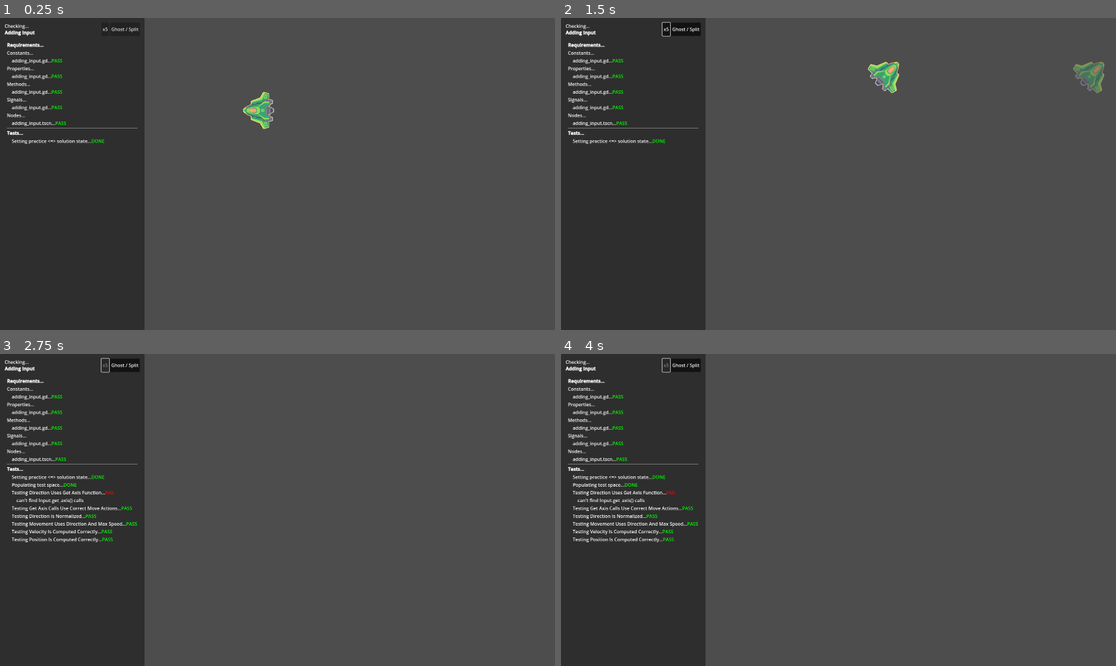
Above: before the commit, frames 1-4 (two rows, left to right).
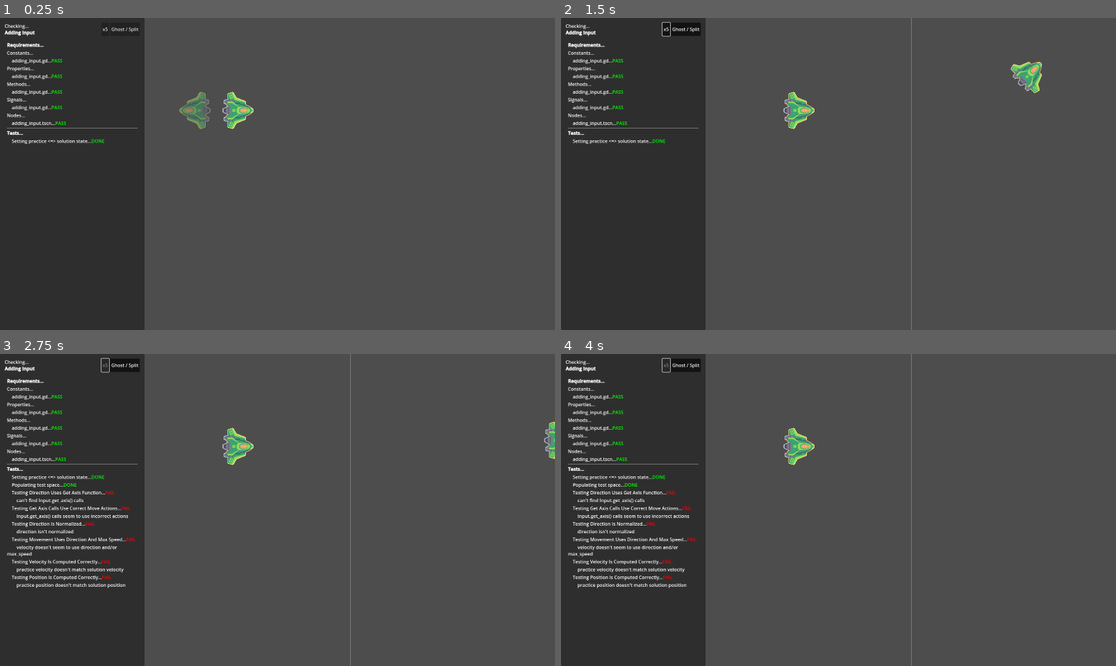
Above: after the commit, the same moments.

Repository: GDQuest/GDPractice
Game: Godot game, scene res://practices/adding_input/adding_input.tscn
Same seed, same stepped clock (60 frames per second), same inputs: the game is played once before the commit and once after it. The project has no main scene, so this scene is started directly.
Inputs:
- Up to frame 1 (0.25 s): no input
- Up to frame 2 (1.5 s): click "Ghost / Split" at 0.5 s; click "x5" at 1.25 s
- Up to frame 3 (2.75 s): tap Enter at 2 s; hold D (move_right) from 2.03 s (still down); tap Space (boost) at 2.1 s
- Up to frame 4 (4 s): release D (move_right) at 2.78 s; hold S (move_down) 2.78-3.53 s; tap Space (boost) at 2.85, 3.5, 3.6 s; hold D (move_right) from 3.53 s (still down)

The runs differ from the first frame. In frame 1, 1.1% of the frame differs, in the area x 32-50%, y 23-36%; in frame 2, 1.6%; in frame 3, 2.0%, in the area x 1-100%, y 0-100%; in frame 4, 1.8%.

Commit message:
refactor: tester layout implementation

Diff:
--- a/builder.gd
+++ b/builder.gd
@@ -1,8 +1,13 @@
-class_name Builder
+@tool
+class_name Builder extends EditorScript
 
 const DENTS := {"<": -1, ">": 1}
 const PRACTICES_PATH := "res://practices"
 const SOLUTIONS_PATH := "res://solutions"
+
+
+func _run() -> void:
+	build()
 
 
 static func build() -> void:
--- a/practices/adding_input/adding_input.gd
+++ b/practices/adding_input/adding_input.gd
@@ -7,15 +7,15 @@
 
 func _process(delta: float) -> void:
 	# Calculate the input direction using Input.get_axis().
-	direction = Vector2(Input.get_axis("move_left", "move_right"), Input.get_axis("move_up", "move_down")) # var direction := Vector2.ZERO
+	var direction := Vector2.ZERO
 
 	# Limit the direction vector's length by normalizing the vector.
 	# You need to replace "pass" below.
 	if direction.length() > 1.0:
-		direction = direction.normalized() # pass
+		pass
 
 	# Complete this line to move the ship.
-	velocity = max_speed * direction # velocity
+	velocity
 
 	position += velocity * delta
 	if direction:
--- a/practices/adding_input/adding_input.tscn
+++ b/practices/adding_input/adding_input.tscn
@@ -4,6 +4,6 @@
 [ext_resource type="Script" path="res://practices/adding_input/adding_input.gd" id="2_rmeml"]
 
 [node name="Sprite2D" type="Sprite2D"]
-position = Vector2(540, 320)
+position = Vector2(320, 320)
 texture = ExtResource("1_qvphc")
 script = ExtResource("2_rmeml")
--- a/solutions/adding_input/adding_input.tscn
+++ b/solutions/adding_input/adding_input.tscn
@@ -4,6 +4,6 @@
 [ext_resource type="Script" path="res://solutions/adding_input/adding_input.gd" id="2_rmeml"]
 
 [node name="Sprite2D" type="Sprite2D"]
-position = Vector2(540, 320)
+position = Vector2(320, 320)
 texture = ExtResource("1_qvphc")
 script = ExtResource("2_rmeml")
--- a/tester/ghost_layout.gd
+++ b/tester/ghost_layout.gd
@@ -1,27 +1,22 @@
-extends Control
-
-var practice: Node = null:
-	set(value):
-		practice = value
-		var practice_parent := practice.get_parent()
-		if practice_parent:
-			practice_parent.remove_child.call_deferred(practice)
-		sub_viewport.add_child.call_deferred(practice)
-
-var solution: Node = null:
-	set(value):
-		solution = value
-		var solution_parent := solution.get_parent()
-		if solution_parent:
-			solution_parent.remove_child.call_deferred(solution)
-		sub_viewport.add_child.call_deferred(solution)
-		sub_viewport.move_child.call_deferred(solution, 0)
+extends Layout
 
 @onready var sub_viewport: SubViewport = %SubViewport
 
 
-func add_scenes(scenes: Array) -> void:
-	if scenes.size() != 2:
-		return
-	practice = scenes[0]
-	solution = scenes[1]
+func set_practice(value: Node) -> void:
+	super(value)
+	var practice_parent := practice.get_parent()
+	if practice_parent:
+		practice_parent.remove_child.call_deferred(practice)
+	sub_viewport.add_child.call_deferred(practice)
+
+
+func set_solution(value: Node) -> void:
+	super(value)
+	var solution_parent := solution.get_parent()
+	if solution_parent:
+		solution_parent.remove_child.call_deferred(solution)
+	sub_viewport.add_child.call_deferred(solution)
+	sub_viewport.move_child.call_deferred(solution, 0)
+	if solution is Node2D:
+		solution.modulate.a = 0.5
--- /dev/null
+++ b/tester/layout.gd
@@ -0,0 +1,23 @@
+class_name Layout extends Control
+
+var practice: Node = null: set = set_practice
+var solution: Node = null: set = set_solution
+
+var scenes: Array[Node]:
+	get:
+		return [practice, solution]
+
+
+func refresh(scenes: Array) -> void:
+	if scenes.size() != 2:
+		return
+	practice = scenes[0]
+	solution = scenes[1]
+
+
+func set_practice(value: Node) -> void:
+	practice = value
+
+
+func set_solution(value: Node) -> void:
+	solution = value
--- a/tester/split_layout.gd
+++ b/tester/split_layout.gd
@@ -1,27 +1,22 @@
-extends Control
-
-var practice: Node = null:
-	set(value):
-		practice = value
-		var practice_parent := practice.get_parent()
-		if practice_parent:
-			practice_parent.remove_child.call_deferred(practice)
-		practice_sub_viewport.add_child.call_deferred(practice)
-
-var solution: Node = null:
-	set(value):
-		solution = value
-		var solution_parent := solution.get_parent()
-		if solution_parent:
-			solution_parent.remove_child.call_deferred(solution)
-		solution_sub_viewport.add_child.call_deferred(solution)
+extends Layout
 
 @onready var practice_sub_viewport: SubViewport = %PracticeSubViewport
 @onready var solution_sub_viewport: SubViewport = %SolutionSubViewport
 
 
-func add_scenes(scenes: Array) -> void:
-	if scenes.size() != 2:
-		return
-	practice = scenes[0]
-	solution = scenes[1]
+func set_practice(value: Node) -> void:
+	super(value)
+	var practice_parent := practice.get_parent()
+	if practice_parent:
+		practice_parent.remove_child.call_deferred(practice)
+	practice_sub_viewport.add_child.call_deferred(practice)
+
+
+func set_solution(value: Node) -> void:
+	super(value)
+	var solution_parent := solution.get_parent()
+	if solution_parent:
+		solution_parent.remove_child.call_deferred(solution)
+	solution_sub_viewport.add_child.call_deferred(solution)
+	if solution is Node2D:
+		solution.modulate.a = 1.0
--- a/tester/split_layout.tscn
+++ b/tester/split_layout.tscn
@@ -28,8 +28,11 @@
 [node name="PracticeSubViewport" type="SubViewport" parent="HBoxContainer/PracticeSubViewportContainer"]
 unique_name_in_owner = true
 handle_input_locally = false
-size = Vector2i(958, 1080)
+size = Vector2i(954, 1080)
 render_target_update_mode = 4
+
+[node name="VSeparator" type="VSeparator" parent="HBoxContainer"]
+layout_mode = 2
 
 [node name="SolutionSubViewportContainer" type="SubViewportContainer" parent="HBoxContainer"]
 layout_mode = 2
@@ -39,5 +42,5 @@
 [node name="SolutionSubViewport" type="SubViewport" parent="HBoxContainer/SolutionSubViewportContainer"]
 unique_name_in_owner = true
 handle_input_locally = false
-size = Vector2i(958, 1080)
+size = Vector2i(954, 1080)
 render_target_update_mode = 4
--- a/tester/tester.gd
+++ b/tester/tester.gd
@@ -9,7 +9,8 @@
 @onready var h_box_container: HBoxContainer = %HBoxContainer
 @onready var title_rich_text_label: RichTextLabel = %TitleRichTextLabel
 @onready var checks_v_box_container: VBoxContainer = %ChecksVBoxContainer
-@onready var layout: Control = %Layout
+@onready var ghost_layout: Control = %GhostLayout
+@onready var split_layout: Control = %SplitLayout
 @onready var toggle_x5_button: Button = %ToggleX5Button
 @onready var toggle_layout_button: Button = %ToggleLayoutButton
 
@@ -32,12 +33,14 @@
 
 
 func _on_toggle_layout_button_toggled(is_toggled: bool) -> void:
-	layout.visible = false
-	var new_layout := (SplitLayoutScene if is_toggled else GhostLayoutScene).instantiate()
-	h_box_container.add_child(new_layout)
-	new_layout.add_scenes([layout.practice, layout.solution])
-	layout.queue_free()
-	layout = new_layout
+	if is_toggled:
+		ghost_layout.visible = false
+		split_layout.visible = true
+		split_layout.refresh(ghost_layout.scenes)
+	else:
+		ghost_layout.visible = true
+		split_layout.visible = false
+		ghost_layout.refresh(split_layout.scenes)
 
 
 func _prepare_practice_info() -> void:
@@ -79,12 +82,9 @@
 	if not Requirements.check():
 		return
 
-	layout.practice = _practice_info.scene
 	var solution_packed_scene := load(_to_solution(_practice_info.file_path))
 	var solution: Node = solution_packed_scene.instantiate()
-	layout.solution = solution
-	if solution is Node2D:
-		solution.modulate.a = 0.5
+	ghost_layout.refresh([_practice_info.scene, solution])
 
 	var test_script := load(
 		_to_solution(_practice_info.base_path)
--- a/tester/tester.tscn
+++ b/tester/tester.tscn
@@ -1,7 +1,8 @@
-[gd_scene load_steps=3 format=3 uid="uid://bnnxfl3thl8qk"]
+[gd_scene load_steps=4 format=3 uid="uid://bnnxfl3thl8qk"]
 
 [ext_resource type="Script" path="res://tester/tester.gd" id="1_awhsl"]
 [ext_resource type="PackedScene" uid="uid://c553h2n1lu6uh" path="res://tester/ghost_layout.tscn" id="2_b1jiv"]
+[ext_resource type="PackedScene" uid="uid://5l36tosihkeq" path="res://tester/split_layout.tscn" id="2_pe8j0"]
 
 [node name="Tester" type="Control"]
 layout_mode = 3
@@ -77,6 +78,11 @@
 size_flags_horizontal = 3
 size_flags_vertical = 3
 
-[node name="Layout" parent="HBoxContainer" instance=ExtResource("2_b1jiv")]
+[node name="GhostLayout" parent="HBoxContainer" instance=ExtResource("2_b1jiv")]
 unique_name_in_owner = true
 layout_mode = 2
+
+[node name="SplitLayout" parent="HBoxContainer" instance=ExtResource("2_pe8j0")]
+unique_name_in_owner = true
+visible = false
+layout_mode = 2
